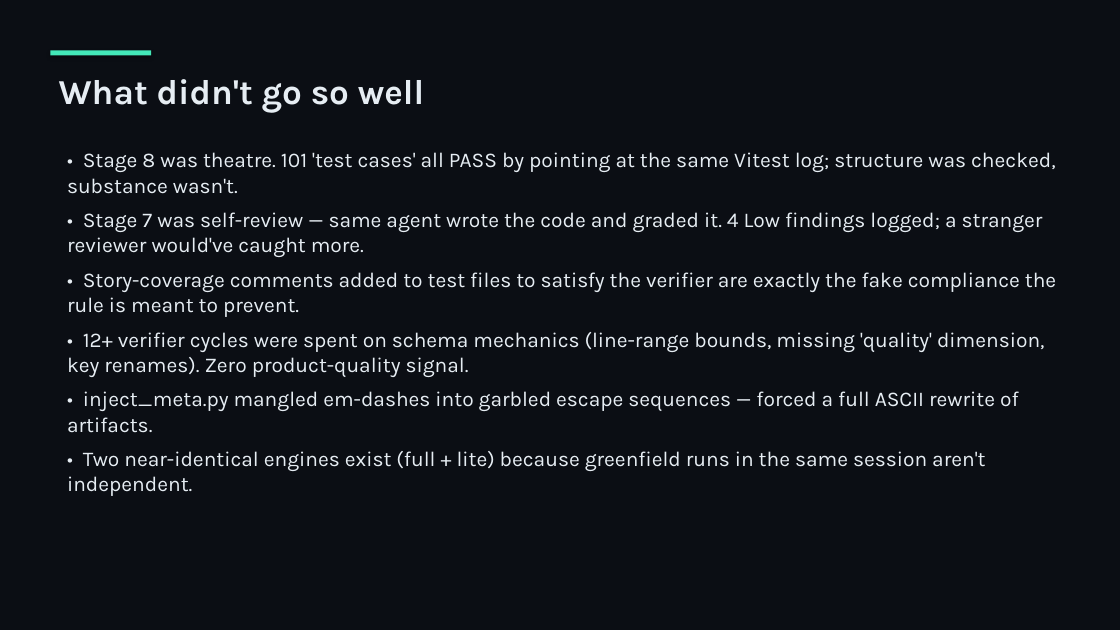
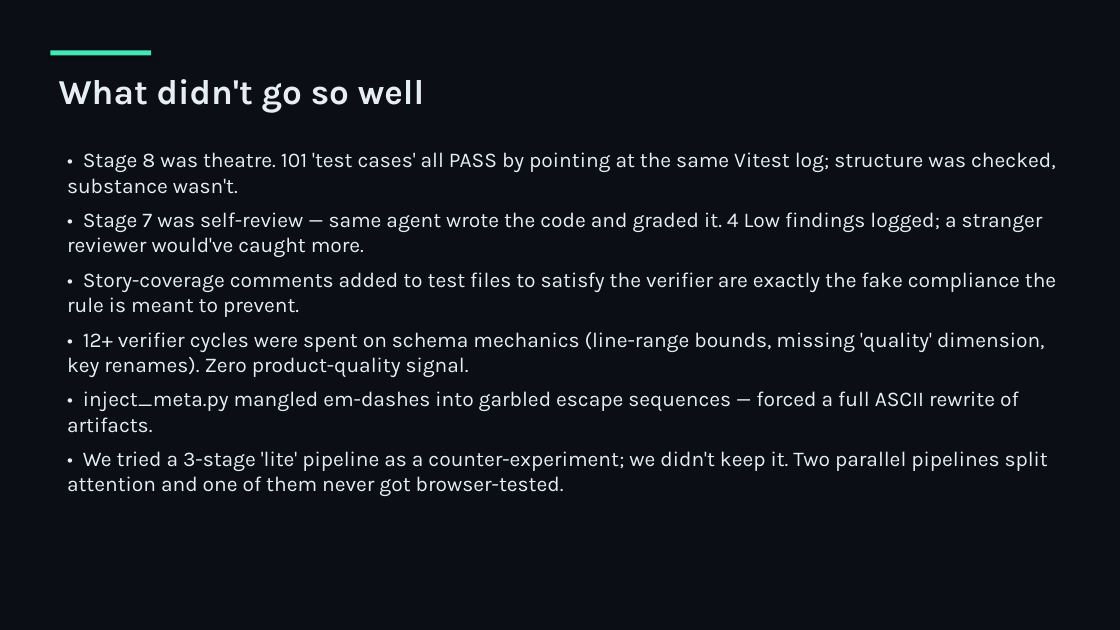
Before and after one commit to umais-developer/SDLC, a slide deck: slide 16 of docs/SDLC-pipeline-walkthrough.pptx. Drawn at 1120x630 pixels with LibreOffice and Linux fonts; fonts in the diff are those of the drawing. Boxes give left, top, right and bottom in pixels: in the first picture for what was removed or moved away, otherwise in the second. Text is boxed around its words. In the diff, an @@ line names an element or a change of style, - is before the commit and + after.

```diff
--- a/docs/SDLC-pipeline-walkthrough.pptx
+++ b/docs/SDLC-pipeline-walkthrough.pptx
@@ text at [67, 451, 1048, 496]: text changed @@
-• Two near-identical engines exist (full + lite) because greenfield runs in the same session aren't independent.
+• We tried a 3-stage 'lite' pipeline as a counter-experiment; we didn't keep it. Two parallel pipelines split attention and one of them never got browser-tested.
```
Also in this commit, not shown: 5 other slides changed, 3 slides added, 3 slides removed, 14 other files.
